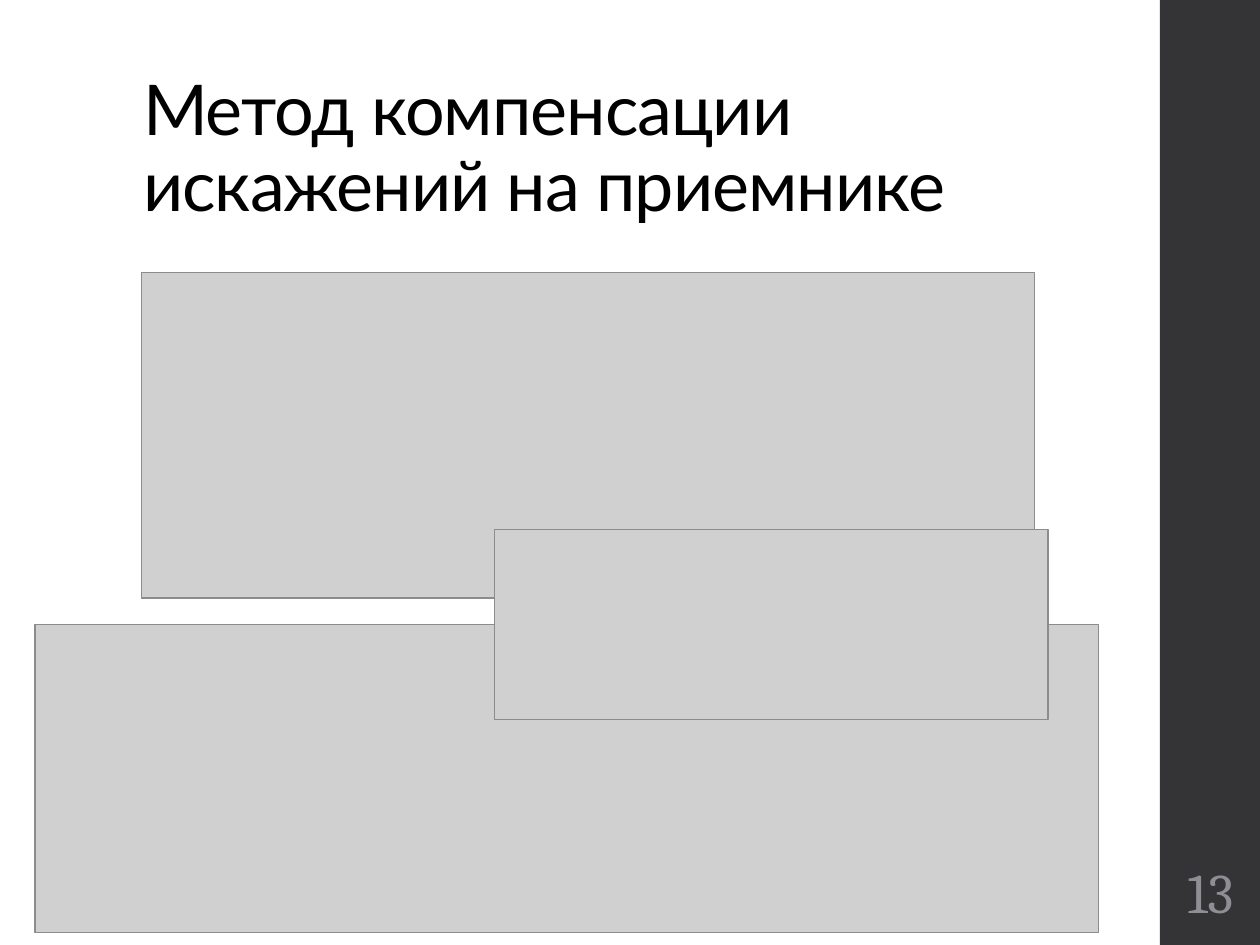
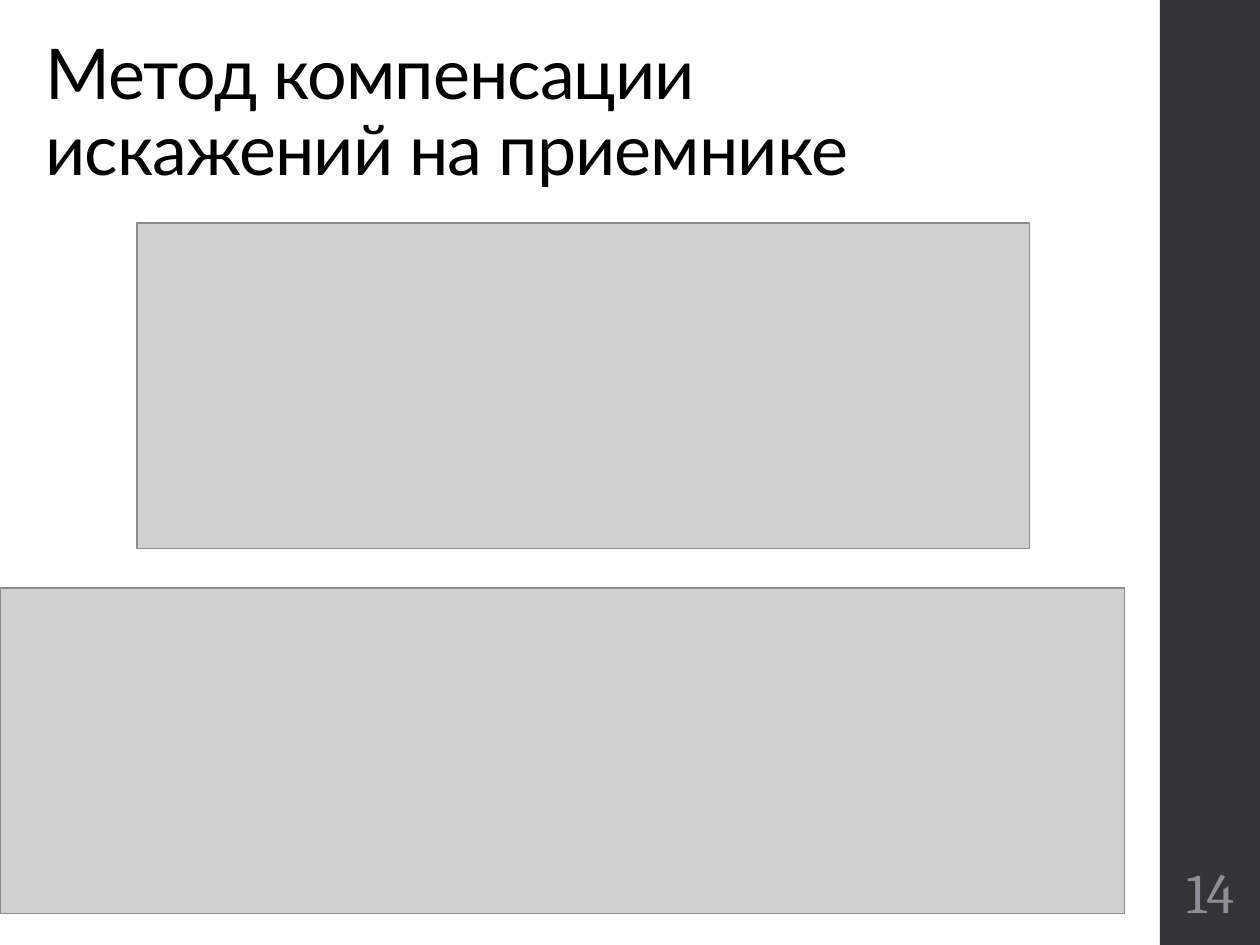
Before and after one commit to kannab98/graduation-paper, a slide deck: slide 14 of Presentation.pptx (slide 13 before the commit). Drawn at 1260x945 pixels with LibreOffice and Linux fonts; fonts in the diff are those of the drawing; grey boxes stand for pictures. Boxes give left, top, right and bottom in pixels: in the first picture for what was removed or moved away, otherwise in the second. Text is boxed around its words. In the diff, an @@ line names an element or a change of style, - is before the commit and + after.

```diff
--- a/Presentation.pptx
+++ b/Presentation.pptx
@@ title "Метод компенсации искажений на приемнике": place and size @@
-title "Метод компенсации искажений на приемнике" at (143,85,945,223)
+title "Метод компенсации искажений на приемнике" at (45,49,848,187)
@@ title "Метод компенсации искажений на приемнике" at (45,49,848,187): vertical alignment bottom to top @@
@@ picture: place and size @@
-picture at (142,272,1036,597)
+picture at (137,223,1031,548)
@@ picture removed at (495,529,1048,719) @@
@@ picture: place and size @@
-picture at (35,625,1099,932)
+picture at (0,588,1125,914)
@@ page number at (1186,875,1234,913): text changed @@
-13
+14
```
Also in this commit, not shown: 7 other slides changed, 15 slides added, 3 slides removed, 1 other file.
